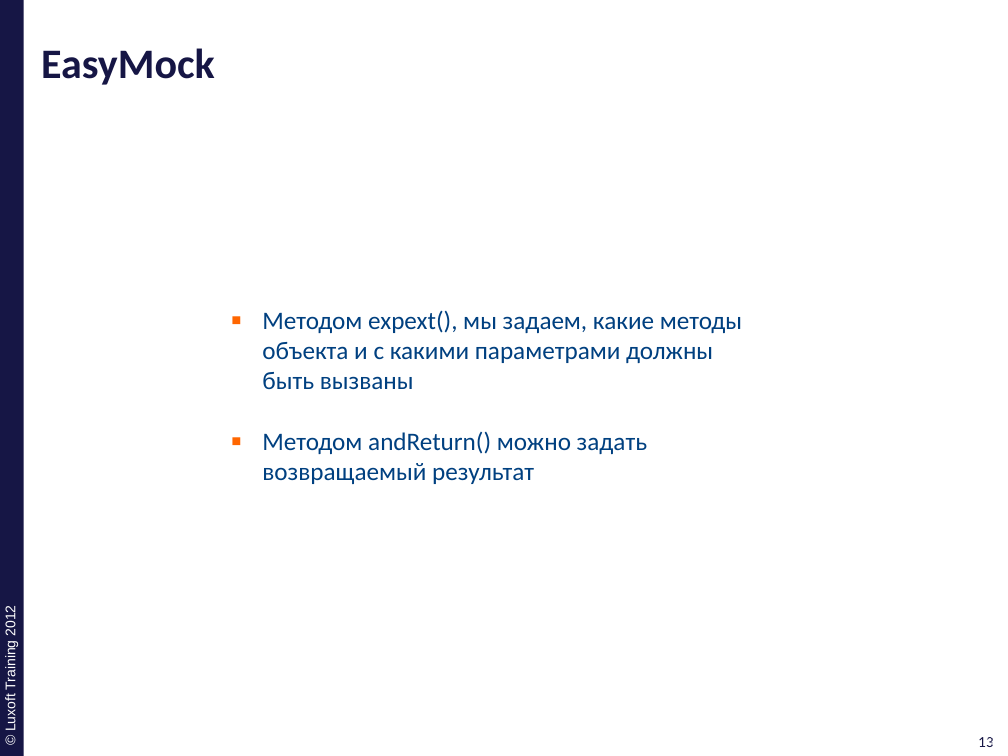
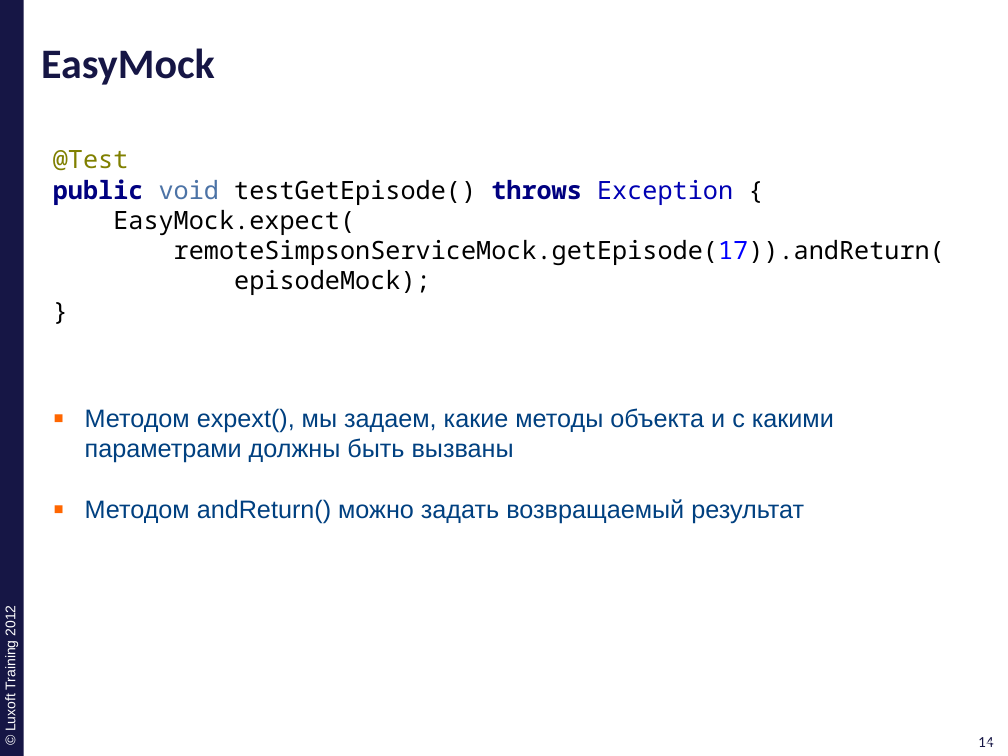
Before and after one commit to ivan-dyachenko/Trainings, a slide deck: slide 14 of Test Driven Development/materials/pptx/5. TDD-EasyMock.pptx (slide 13 before the commit). Drawn at 1008x756 pixels with LibreOffice and Linux fonts; fonts in the diff are those of the drawing; background and template pictures are left out. Boxes give left, top, right and bottom in pixels: in the first picture for what was removed or moved away, otherwise in the second. Text is boxed around its words. In the diff, an @@ line names an element or a change of style, - is before the commit and + after.

Commit message:
complete EasyMock presentaion and code exapmles

```diff
--- a/Test Driven Development/materials/pptx/5. TDD-EasyMock.pptx
+++ b/Test Driven Development/materials/pptx/5. TDD-EasyMock.pptx
@@ text added at (53,150,945,295), 18 pt, text #000000 @@
+@Test
+public void testGetEpisode() throws Exception {
+EasyMock.expect(
+remoteSimpsonServiceMock.getEpisode(17)).andReturn(
+episodeMock);
+}
@@ text "Методом expext(), мы задаем, какие ...": place and size @@
-text "Методом expext(), мы задаем, какие ..." at (262,310,742,484)
+text "Методом expext(), мы задаем, какие ..." at (85,408,834,523)
@@ text "Методом expext(), мы задаем, какие ..." at (85,408,834,523): font Calibri to Arial @@
@@ page number at (978,737,994,747): text changed @@
-13
+14
@@ page number at (983,737,999,747): text changed @@
-13
+14
```
Also in this commit, not shown: 17 other slides changed, 4 slides added, 2 slides removed.
